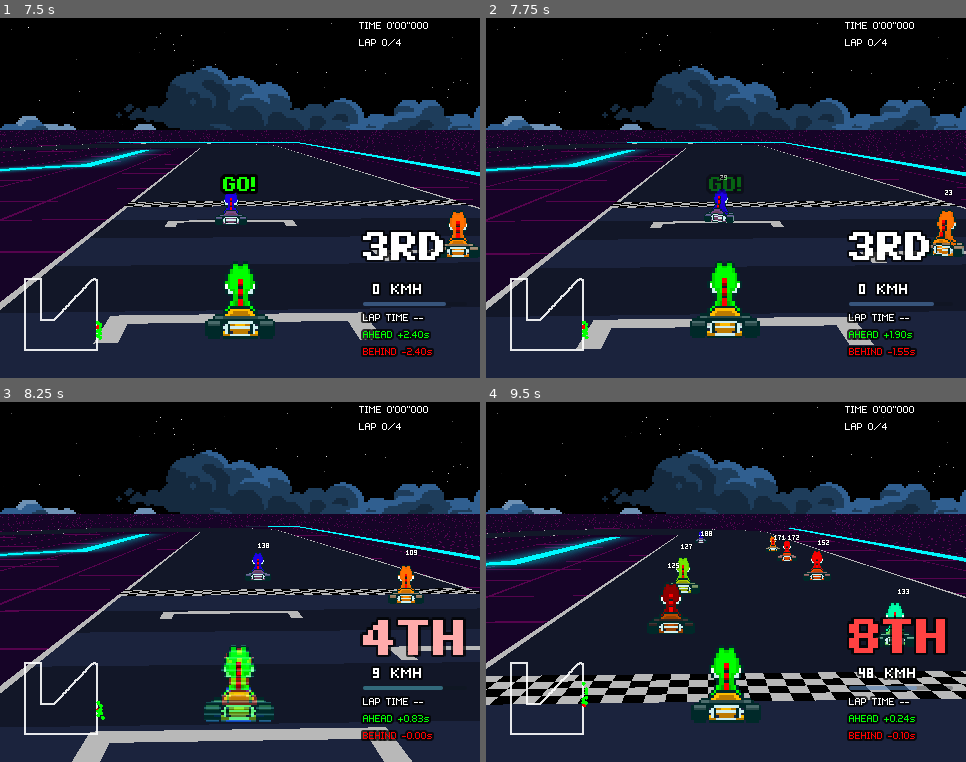
Above: before the commit, frames 1-4 (two rows, left to right).
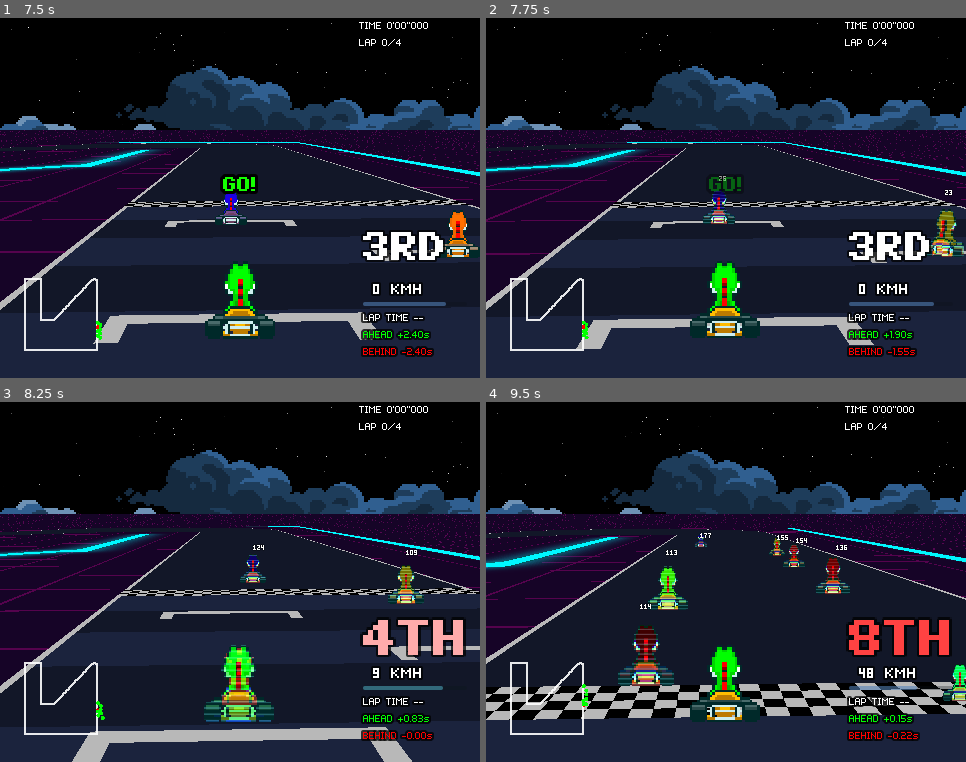
Above: after the commit, the same moments.

Repository: Tekknobot/Kart7
Game: Godot game, scene res://Scenes/main.tscn
Two runs of this game, one before a commit and one after it. Both use one fixed random seed, a clock stepped at 60 frames per second and the inputs below.
Inputs (mouse positions are in pixels of both pictures, inside the frame that each line leads up to):
- Up to frame 1 (7.5 s): tap Enter (ui_accept) at 0.5, 0.77, 3.77, 5, 6.5, 6.77 s; move the mouse to (345, 180) at 0.52 s; hold D (Right) 0.53-1.25 s; hold Shift (Drift) 0.53-1.25 s; click (345, 180) at 0.67 s; drag from (144, 216) to (216, 270) at 1.27 s; move the mouse to (288, 118) at 2.02 s; hold D (Right) 2.03-2.75 s; hold Space (Nitro) 2.03-2.75 s; drag from (216, 270) to (96, 144) at 2.77 s; move the mouse to (384, 252) at 3.52 s; hold A (Left) 3.53-4.25 s; hold Shift (Drift) 3.53-4.25 s; drag from (96, 144) to (168, 108) at 4.27 s; move the mouse to (264, 198) at 5.02 s; hold S (Brake) 5.03-5.75 s; hold Space (Nitro) 5.03-5.75 s; click (264, 198) at 5.17 s; drag from (168, 108) to (144, 216) at 5.77 s; move the mouse to (345, 180) at 6.52 s; hold W (Forward) 6.53-7.25 s; hold Shift (Drift) 6.53-7.25 s; drag from (144, 216) to (216, 270) at 7.27 s
- Up to frame 2 (7.75 s): no input
- Up to frame 3 (8.25 s): move the mouse to (288, 502) at 8.02 s; hold S (Brake) from 8.03 s (still down); hold Space (Nitro) from 8.03 s (still down)
- Up to frame 4 (9.5 s): release S (Brake) at 8.75 s; release Space (Nitro) at 8.75 s; drag from (702, 654) to (582, 528) at 8.77 s

Frame 1 is identical in both runs. In frame 2, 0.8% of the frame differs, in the area x 20-100%, y 43-85%; in frame 3, 0.6%; in frame 4, 16%, in the area x 0-100%, y 31-95%.

Commit message:
Decent working order.

Diff:
--- a/Scenes/main.tscn
+++ b/Scenes/main.tscn
@@ -1272,9 +1272,14 @@
 offroad_stream = ExtResource("25_kqrg6")
 hop_stream = ExtResource("22_k2e45")
 bump_stream = ExtResource("24_aa8k8")
-hop_volume_db = 24.0
-bump_volume_db = 12.0
+hop_volume_db = 6.0
+bump_volume_db = 6.0
 sfx_bus_volume_db = 0.0
+engine_start_speed = 1.0
+idle_target_db = 0.0
+mid_target_db = 0.0
+high_target_db = 0.0
+drift_target_db = 0.0
 
 [node name="idle_loop" type="AudioStreamPlayer2D" parent="Sprite Handler/Racers/Voltage/Audio"]
 
@@ -1283,8 +1288,10 @@
 [node name="high_loop" type="AudioStreamPlayer2D" parent="Sprite Handler/Racers/Voltage/Audio"]
 
 [node name="drift_loop" type="AudioStreamPlayer2D" parent="Sprite Handler/Racers/Voltage/Audio"]
+stream = ExtResource("20_k2e45")
 
 [node name="one_shots" type="AudioStreamPlayer2D" parent="Sprite Handler/Racers/Voltage/Audio"]
+volume_db = 6.0
 
 [node name="offroad_loop" type="AudioStreamPlayer2D" parent="Sprite Handler/Racers/Voltage/Audio"]
 
@@ -1307,7 +1314,7 @@
 min_ratio_vs_player = 0.85
 AI_NITRO_MIN_FRAC = 1.0
 AI_NITRO_REFILL_S = 15.0
-AI_NITRO_MIN_STRAIGHT_PX = 600.0
+AI_NITRO_MIN_STRAIGHT_PX = 300.0
 nitro_outline_px = 1.0
 nitro_chroma_max_px = 1.0
 race_manager_ref = NodePath("../../../RaceManager")
@@ -1336,7 +1343,7 @@
 desired_yaw_half_life_s = 0.18
 merge_time_s = 1.2
 randomize_on_ready = true
-assume_player_target_speed = 120.0
+assume_player_target_speed = 110.0
 speed_tag_font = ExtResource("23_u50mg")
 speed_tag_offset_px = -2.0
 lane_chase_speed_px = 150.0
@@ -1412,7 +1419,7 @@
 min_ratio_vs_player = 0.85
 AI_NITRO_MIN_FRAC = 1.0
 AI_NITRO_REFILL_S = 15.0
-AI_NITRO_MIN_STRAIGHT_PX = 600.0
+AI_NITRO_MIN_STRAIGHT_PX = 300.0
 nitro_outline_px = 1.0
 nitro_chroma_max_px = 1.0
 race_manager_ref = NodePath("../../../RaceManager")
@@ -1442,7 +1449,7 @@
 merge_time_s = 1.2
 randomize_on_ready = true
 random_seed = 1
-assume_player_target_speed = 120.0
+assume_player_target_speed = 110.0
 speed_tag_font = ExtResource("23_u50mg")
 speed_tag_offset_px = -2.0
 lane_chase_speed_px = 150.0
@@ -1519,7 +1526,7 @@
 min_ratio_vs_player = 0.85
 AI_NITRO_MIN_FRAC = 1.0
 AI_NITRO_REFILL_S = 15.0
-AI_NITRO_MIN_STRAIGHT_PX = 600.0
+AI_NITRO_MIN_STRAIGHT_PX = 300.0
 nitro_outline_px = 1.0
 nitro_chroma_max_px = 1.0
 race_manager_ref = NodePath("../../../RaceManager")
@@ -1549,7 +1556,7 @@
 merge_time_s = 1.2
 randomize_on_ready = true
 random_seed = 2
-assume_player_target_speed = 120.0
+assume_player_target_speed = 110.0
 speed_tag_font = ExtResource("23_u50mg")
 speed_tag_offset_px = -2.0
 lane_chase_speed_px = 150.0
@@ -1625,7 +1632,7 @@
 min_ratio_vs_player = 0.85
 AI_NITRO_MIN_FRAC = 1.0
 AI_NITRO_REFILL_S = 15.0
-AI_NITRO_MIN_STRAIGHT_PX = 600.0
+AI_NITRO_MIN_STRAIGHT_PX = 300.0
 nitro_outline_px = 1.0
 nitro_chroma_max_px = 1.0
 race_manager_ref = NodePath("../../../RaceManager")
@@ -1655,7 +1662,7 @@
 merge_time_s = 1.2
 randomize_on_ready = true
 random_seed = 3
-assume_player_target_speed = 120.0
+assume_player_target_speed = 110.0
 speed_tag_font = ExtResource("23_u50mg")
 speed_tag_offset_px = -2.0
 lane_chase_speed_px = 150.0
@@ -1731,7 +1738,7 @@
 min_ratio_vs_player = 0.85
 AI_NITRO_MIN_FRAC = 1.0
 AI_NITRO_REFILL_S = 15.0
-AI_NITRO_MIN_STRAIGHT_PX = 600.0
+AI_NITRO_MIN_STRAIGHT_PX = 300.0
 nitro_outline_px = 1.0
 nitro_chroma_max_px = 1.0
 race_manager_ref = NodePath("../../../RaceManager")
@@ -1761,7 +1768,7 @@
 merge_time_s = 1.2
 randomize_on_ready = true
 random_seed = 4
-assume_player_target_speed = 120.0
+assume_player_target_speed = 110.0
 speed_tag_font = ExtResource("23_u50mg")
 speed_tag_offset_px = -2.0
 lane_chase_speed_px = 150.0
@@ -1837,7 +1844,7 @@
 min_ratio_vs_player = 0.85
 AI_NITRO_MIN_FRAC = 1.0
 AI_NITRO_REFILL_S = 15.0
-AI_NITRO_MIN_STRAIGHT_PX = 600.0
+AI_NITRO_MIN_STRAIGHT_PX = 300.0
 nitro_outline_px = 1.0
 nitro_chroma_max_px = 1.0
 race_manager_ref = NodePath("../../../RaceManager")
@@ -1867,7 +1874,7 @@
 merge_time_s = 1.2
 randomize_on_ready = true
 random_seed = 5
-assume_player_target_speed = 120.0
+assume_player_target_speed = 110.0
 speed_tag_font = ExtResource("23_u50mg")
 speed_tag_offset_px = -2.0
 lane_chase_speed_px = 150.0
@@ -1944,7 +1951,7 @@
 AI_NITRO_MIN_FRAC = 1.0
 AI_NITRO_REFILL_S = 5.0
 AI_NITRO_COOLDOWN_S = 3.0
-AI_NITRO_MIN_STRAIGHT_PX = 600.0
+AI_NITRO_MIN_STRAIGHT_PX = 300.0
 nitro_outline_px = 1.0
 nitro_chroma_max_px = 1.0
 race_manager_ref = NodePath("../../../RaceManager")
@@ -1974,7 +1981,7 @@
 merge_time_s = 1.2
 randomize_on_ready = true
 random_seed = 6
-assume_player_target_speed = 120.0
+assume_player_target_speed = 110.0
 speed_tag_font = ExtResource("23_u50mg")
 speed_tag_offset_px = -2.0
 lane_chase_speed_px = 150.0
--- a/Scripts/KartSFX.gd
+++ b/Scripts/KartSFX.gd
@@ -60,6 +60,11 @@
 @export var sfx_grace_after_go_s: float = 1
 var _go_seen := false
 var _since_go_s := 0.0
+var _drift_on: bool = false
+
+@export var drift_target_db: float = 24.0     # where the drift loop sits when active
+@export var drift_off_db: float = -80.0        # fully muted level
+@export var drift_fade_ms: float = 40.0        # quick fade to avoid clicks
 
 func _ready() -> void:
 	_wired = _check_wiring()
@@ -82,17 +87,14 @@
 	if offroad != null and offroad_stream != null:
 		offroad.stream = offroad_stream
 
+	if drift_stream is AudioStreamWAV:
+		(drift_stream as AudioStreamWAV).loop_mode = AudioStreamWAV.LOOP_FORWARD
+	elif drift_stream is AudioStreamOggVorbis:
+		(drift_stream as AudioStreamOggVorbis).loop = true
+
 	if idle != null:   idle.volume_db = -80.0
 	if mid != null:    mid.volume_db  = -80.0
 	if high != null:   high.volume_db = -80.0
-
-	# pre-roll loops once; we only fade volumes at runtime
-	if drift != null:
-		drift.volume_db = -80.0
-		drift.play()
-	if offroad != null:
-		offroad.volume_db = -80.0
-		offroad.play()
 
 	if one_shot != null:
 		one_shot.stop()
@@ -121,14 +123,26 @@
 	var want_drift := false
 	if player.has_method("ReturnIsDrifting"):
 		want_drift = bool(player.call("ReturnIsDrifting"))
+
 	var drift_target := 0.0
 	if want_drift:
 		drift_target = 1.0
-	_drift_gain += (drift_target - _drift_gain) * fade_a
-
-	if drift:
-		var drift_db = lerp(-60.0, -18.0, clamp(_drift_gain, 0.0, 1.0))
+
+	_drift_gain = _drift_gain + (drift_target - _drift_gain) * fade_a
+
+	if drift != null:
+		# ensure it’s running when needed
+		if want_drift and not drift.playing:
+			if drift.stream == null and drift_stream != null:
+				drift.stream = drift_stream
+			# (loop flags are already set in _ready())
+			drift.play()
+		# apply level
+		var drift_db = lerp(drift_off_db, drift_target_db, clamp(_drift_gain, 0.0, 1.0))
 		drift.volume_db = drift_db
+		# stop once we’ve fully faded out (prevents start/stop clicks)
+		if (not want_drift) and drift.playing and _drift_gain <= 0.01:
+			drift.stop()
 
 	# --- OFF-ROAD loop gain (compute target -> smooth -> map to dB) ---
 	var rt: int = -1
@@ -186,7 +200,11 @@
 func _ensure_bus() -> void:
 	_bus_index = AudioServer.get_bus_index(sfx_bus_name)
 	if _bus_index == -1:
-		push_warning("SFX bus '%s' not found; audio will still play on default bus" % sfx_bus_name)
+		# Create the bus so routing never goes to a ghost bus
+		AudioServer.add_bus(AudioServer.get_bus_count())
+		_bus_index = AudioServer.get_bus_count() - 1
+		AudioServer.set_bus_name(_bus_index, sfx_bus_name)
+		AudioServer.set_bus_send(_bus_index, "Master")  # parent into Master
 
 func _assign_players_to_bus() -> void:
 	if idle != null:     idle.bus = sfx_bus_name
@@ -208,16 +226,15 @@
 
 func _start_engines_if_needed(spd: float) -> void:
 	var can_drive := true
-	if "Globals" in Engine:
-		can_drive = true
+	# Only allow loop start after GO
+	if Engine.has_singleton("Globals"):
+		can_drive = Globals.race_can_drive
+
 	if not _engines_started and can_drive and spd >= engine_start_speed:
-		# bus is pre-created; do not await here
 		if idle != null: idle.play()
 		if mid  != null: mid.play()
 		if high != null: high.play()
-
 		_engines_started = true
-		_engine_gain = 0.0
 
 func _update_engine_fade(dt: float) -> void:
 	if not _engines_started:
@@ -313,3 +330,36 @@
 	n.pitch_scale = pitch
 	n.seek(0.0)
 	n.play()
+
+func _ensure_loop_playing(p: AudioStreamPlayer2D, s: AudioStream) -> void:
+	if p == null:
+		return
+	# If the stream wasn't wired from the Inspector, grab it now.
+	if p.stream == null and s != null:
+		p.stream = s
+	# Force the resource to loop (covers WAV & OGG).
+	if s is AudioStreamWAV:
+		s.loop_mode = AudioStreamWAV.LOOP_FORWARD
+	elif s is AudioStreamOggVorbis:
+		s.loop = true
+	# If the player got stopped for any reason, restart it.
+	if not p.playing:
+		p.play()
+
+func set_drift_active(on: bool) -> void:
+	if drift == null:
+		return
+	# make sure the stream is set & looping
+	if drift.stream == null and drift_stream != null:
+		drift.stream = drift_stream
+	if drift.stream is AudioStreamWAV:
+		(drift.stream as AudioStreamWAV).loop_mode = AudioStreamWAV.LOOP_FORWARD
+	elif drift.stream is AudioStreamOggVorbis:
+		(drift.stream as AudioStreamOggVorbis).loop = true
+	# play/stop on edge
+	if on:
+		if not drift.playing:
+			drift.play()
+	else:
+		if drift.playing:
+			drift.stop()
--- a/Scripts/World Elements/Racers/Player.gd
+++ b/Scripts/World Elements/Racers/Player.gd
@@ -2,7 +2,7 @@
 extends "res://Scripts/World Elements/Racers/Racer.gd"
 
 # === Controls & Drift/Hop Settings ===
-const DRIFT_MIN_SPEED := 120.0
+const DRIFT_MIN_SPEED := 60.0
 const DRIFT_STEER_MULT := 0.86
 const DRIFT_SPEED_MULT := 0.92
 const DRIFT_BUILD_RATE := 28.0
@@ -749,6 +749,9 @@
 func _start_drift_snes(dir: int) -> void:
 	_is_drifting = true
 
+	if _sfx and _sfx.has_method("set_drift_active"):
+		_sfx.set_drift_active(true)
+
 	if dir < 0:
 		_drift_dir = -1
 	else:
@@ -931,6 +934,10 @@
 
 func _cancel_drift_no_award(settle_time: float) -> void:
 	_is_drifting = false
+
+	if _sfx and _sfx.has_method("set_drift_active"):
+		_sfx.set_drift_active(false)
+
 	_speedMultiplier = 1.0
 	_emit_dust(false)
 	_emit_sparks(false)
Not shown, changed: audio/real_drift.wav.import
